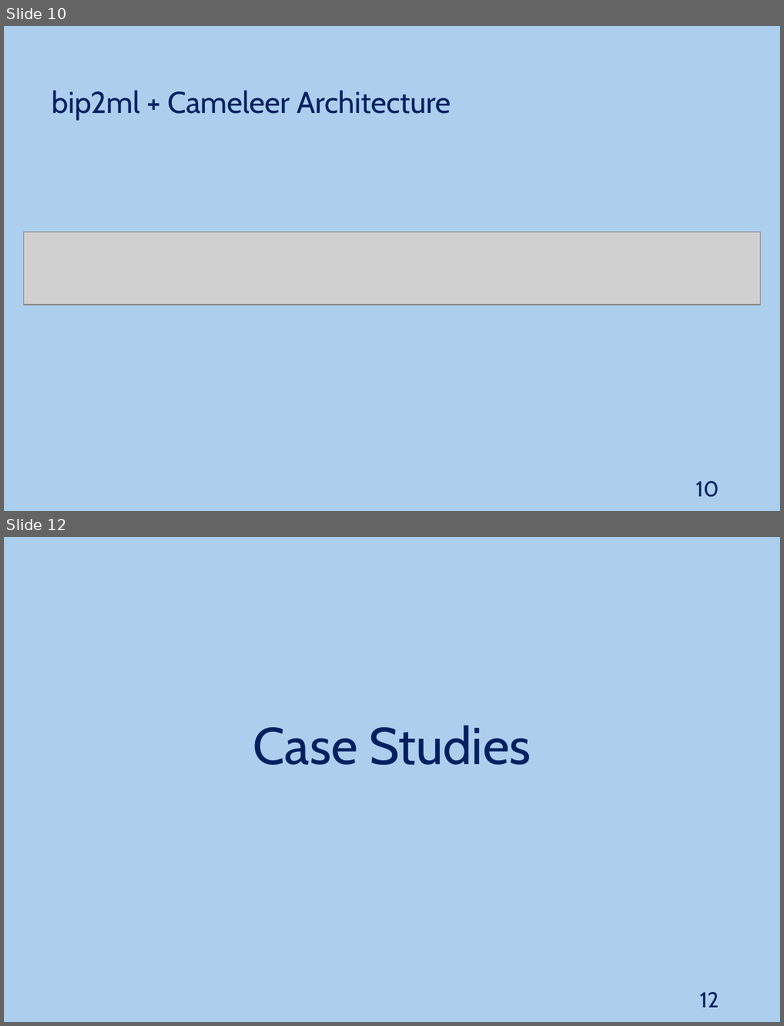
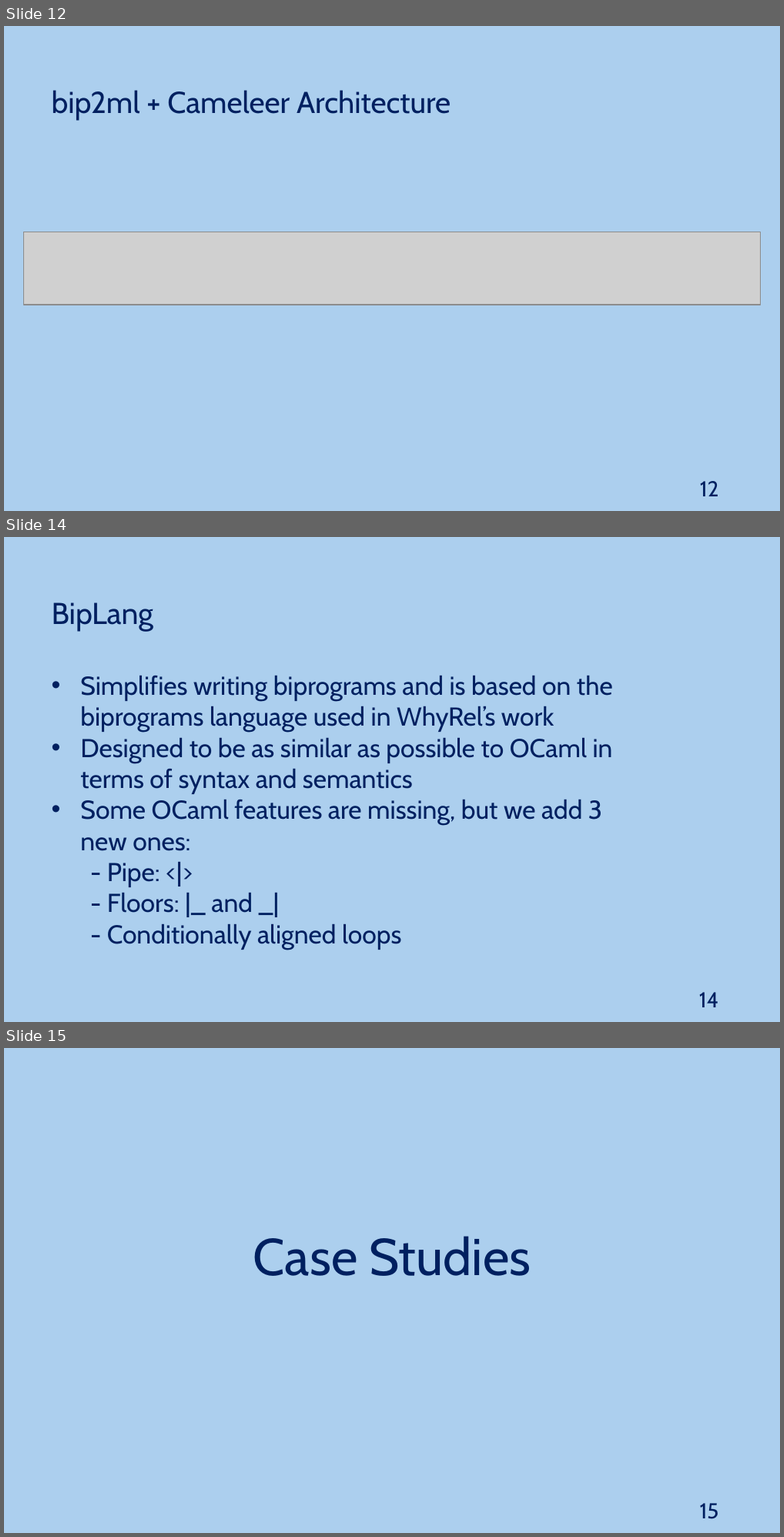
Before and after one commit to JoaoNini75/MasterThesis, a slide deck: tese/presentation/Ap Tese.pptx. Shown one above the other, each under a label of ours: slides 10 and 12 before the commit, slides 12, 14 and 15 after it; the slides between them are not shown. The pictures are 784x1026 and 784x1537 pixels, drawn with LibreOffice and Linux fonts; fonts in the diff are those of the drawing; grey boxes stand for pictures. Boxes give left, top, right and bottom in pixels: in the first picture for what was removed or moved away, otherwise in the second. Text is boxed around its words. In the diff, an @@ line names an element or a change of style, - is before the commit and + after.

```diff
--- a/tese/presentation/Ap Tese.pptx
+++ b/tese/presentation/Ap Tese.pptx
@@ slide 14 added at <box>4,537,780,1022</box>, background #ACCFEE @@
@@ text added at <box>52,602,153,631</box>, 28 pt, text #002060 @@
+BipLang
@@ text added at <box>80,676,613,950</box>, 24 pt, text #002060 @@
+• Simplifies writing biprograms and is based on the biprograms language used in WhyRel’s work
+• Designed to be as similar as possible to OCaml in terms of syntax and semantics
+• Some OCaml features are missing, but we add 3 new ones:
+- Pipe: <|>
+- Floors: |_ and _|
+- Conditionally aligned loops
@@ page number added at <box>699,992,719,1007</box>, 20 pt, text #002060 @@
+14
@@ what was slide 10 is now slide 12 @@
@@ page number at <box>700,481,719,496</box>: text changed @@
-10
+12
@@ what was slide 12 is now slide 15 @@
@@ page number at <box>700,1503,719,1519</box>: text changed @@
-12
+15
```
Also in this commit, not shown: 1 slide changed, 11 other slides added, 1 slide removed.
